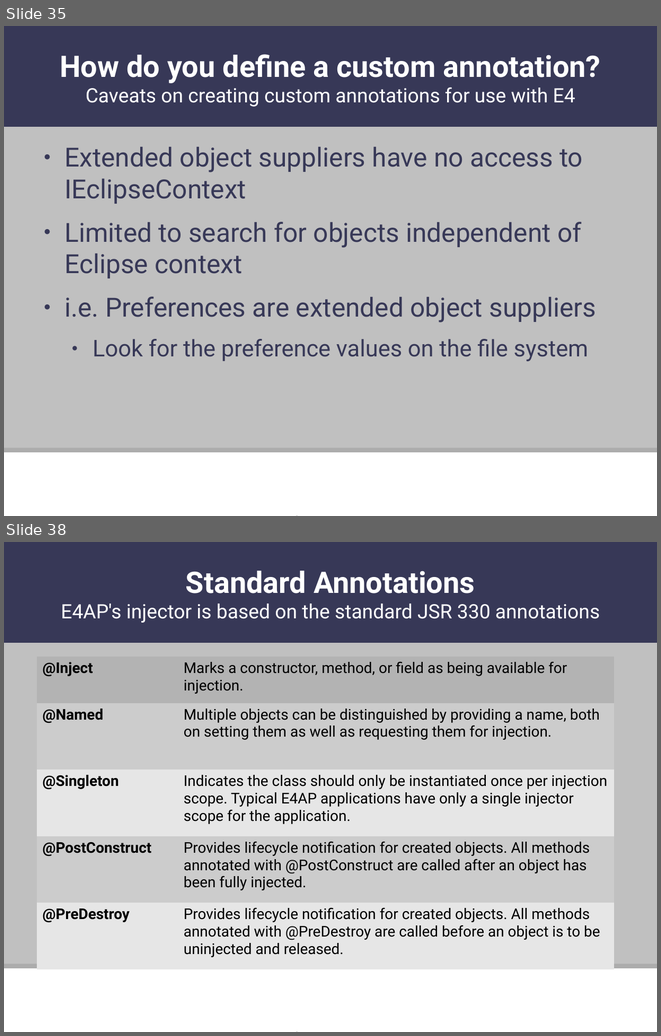
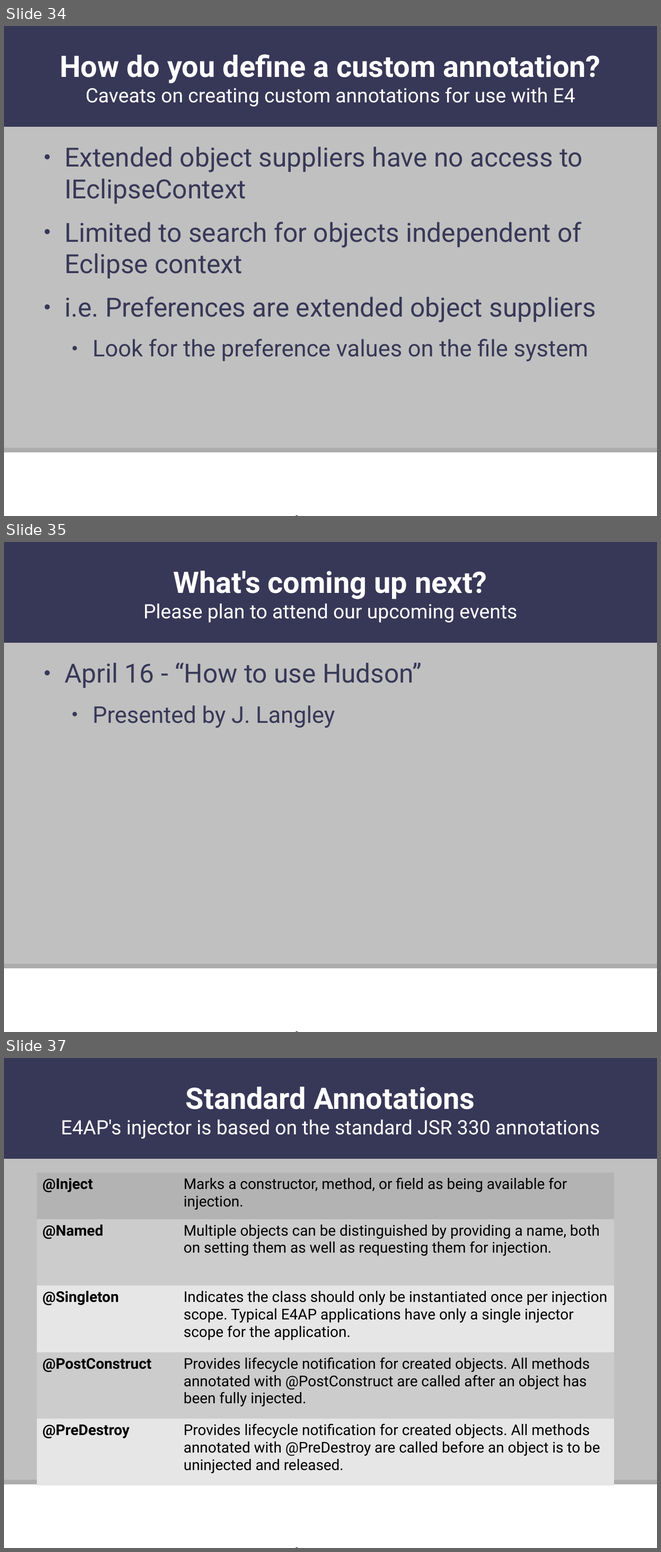
Before and after one commit to skylenewman/huntsville-efd-presentations, a slide deck: presentations/003-dependency-injection-custom-annotations/dependency-injection-custom-annotation.odp. Shown one above the other, each under a label of ours: slides 35 and 38 before the commit, slides 34, 35 and 37 after it; the slides between them are not shown. The pictures are 661x1036 and 661x1552 pixels, drawn with LibreOffice and Linux fonts; fonts in the diff are those of the drawing; background and template pictures are left out. Boxes give left, top, right and bottom in pixels: in the first picture for what was removed or moved away, otherwise in the second. Text is boxed around its words. In the diff, an @@ line names an element or a change of style, - is before the commit and + after.

```diff
--- a/presentations/003-dependency-injection-custom-annotations/dependency-injection-custom-annotation.odp
+++ b/presentations/003-dependency-injection-custom-annotations/dependency-injection-custom-annotation.odp
@@ slide 35 added at (4, 542, 657, 1032), background #C0C0C0; not listed: 3 template elements that a slide beside it also shows @@
@@ title added at (143, 571, 517, 623), 24 pt, text #FFFFFF @@
+What's coming up next?
+Please plan to attend our upcoming events
@@ text added at (64, 662, 422, 728), 32 pt, text #373857 @@
+● April 16 - “How to use Hudson”
+  ● Presented by J. Langley
@@ what was slide 35 is now slide 34 @@
@@ what was slide 38 is now slide 37 @@
```
Also in this commit, not shown: 20 slides changed, 3 other slides added, 5 slides removed, 4 other files.
